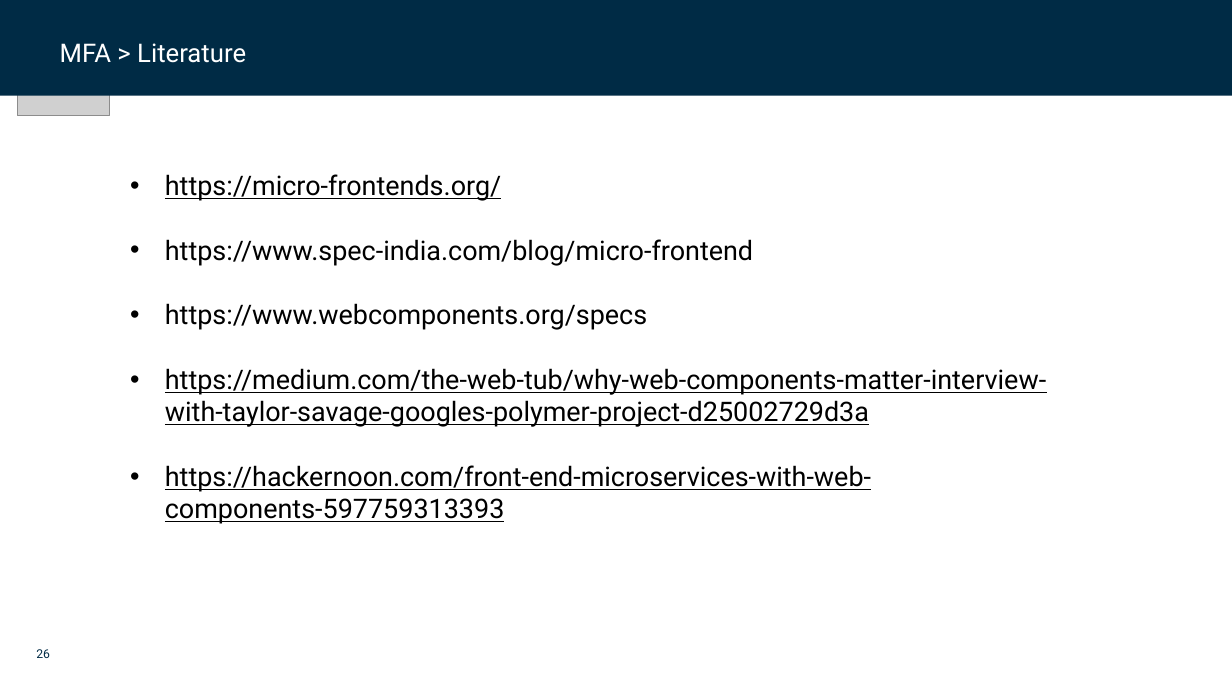
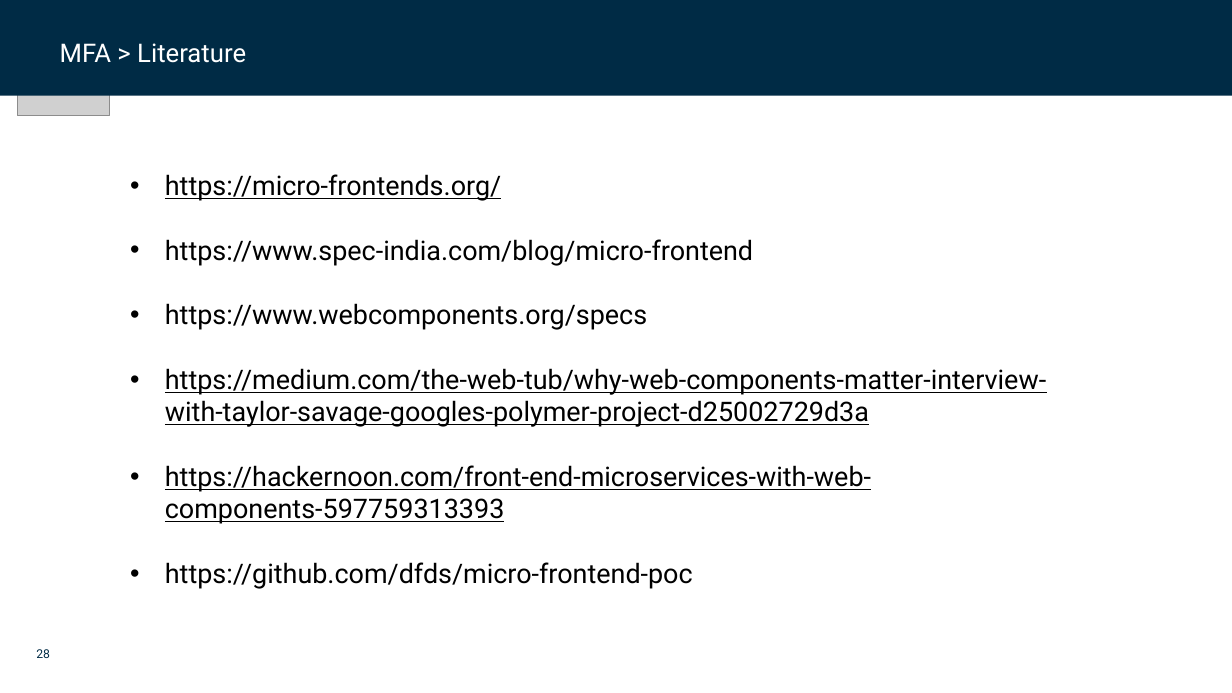
Before and after one commit to dfds/dojo, a slide deck: slide 28 of workshops/micro-frontend-architecture-deep-dive/micro_frontend_architecture_deep_dive.pptx (slide 26 before the commit). Drawn at 1232x693 pixels with LibreOffice and Linux fonts; fonts in the diff are those of the drawing; grey boxes stand for pictures; background and template pictures are left out. Boxes give left, top, right and bottom in pixels: in the first picture for what was removed or moved away, otherwise in the second. Text is boxed around its words. In the diff, an @@ line names an element or a change of style, - is before the commit and + after.

```diff
--- a/workshops/micro-frontend-architecture-deep-dive/micro_frontend_architecture_deep_dive.pptx
+++ b/workshops/micro-frontend-architecture-deep-dive/micro_frontend_architecture_deep_dive.pptx
@@ text at bbox=[165, 562, 693, 589]: paragraph added @@
+• https://github.com/dfds/micro-frontend-poc
```
Also in this commit, not shown: 3 other slides changed, 2 slides added.
